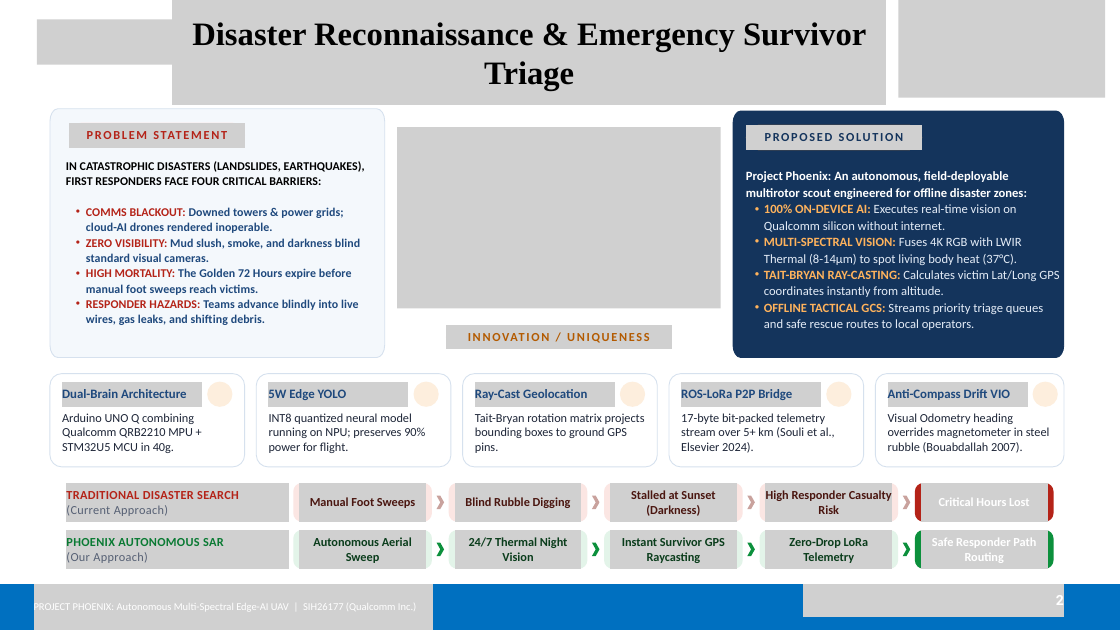
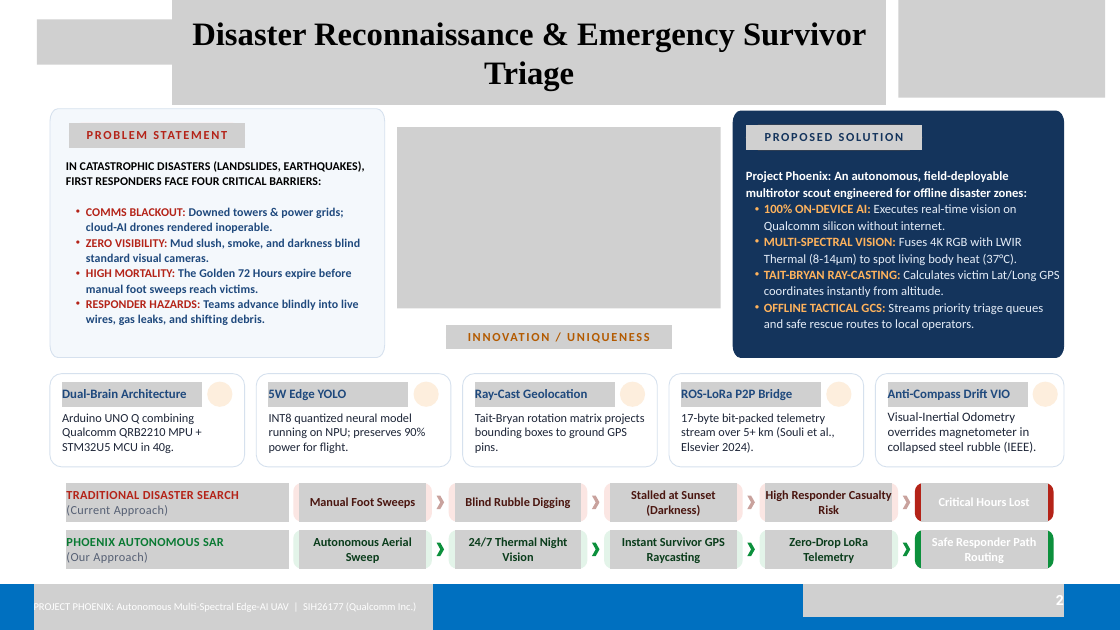
Before and after one commit to jvstin47/Phoenix-SIH26177-SAR-UAV, a slide deck: slide 2 of Copy of SIH26177_v6.pptx.pptx. Drawn at 1120x630 pixels with LibreOffice and Linux fonts; fonts in the diff are those of the drawing; grey boxes stand for pictures; background and template pictures are left out. Boxes give left, top, right and bottom in pixels: in the first picture for what was removed or moved away, otherwise in the second. Text is boxed around its words. In the diff, an @@ line names an element or a change of style, - is before the commit and + after.

```diff
--- a/Copy of SIH26177_v6.pptx.pptx
+++ b/Copy of SIH26177_v6.pptx.pptx
@@ text at box(888, 412, 1037, 453): text changed; size 15.8 to 16.5 pt @@
-Visual Odometry heading overrides magnetometer in steel rubble (Bouabdallah 2007).
+Visual-Inertial Odometry overrides magnetometer in collapsed steel rubble (IEEE).
```
Also in this commit, not shown: 3 other slides changed, 1 other file.
